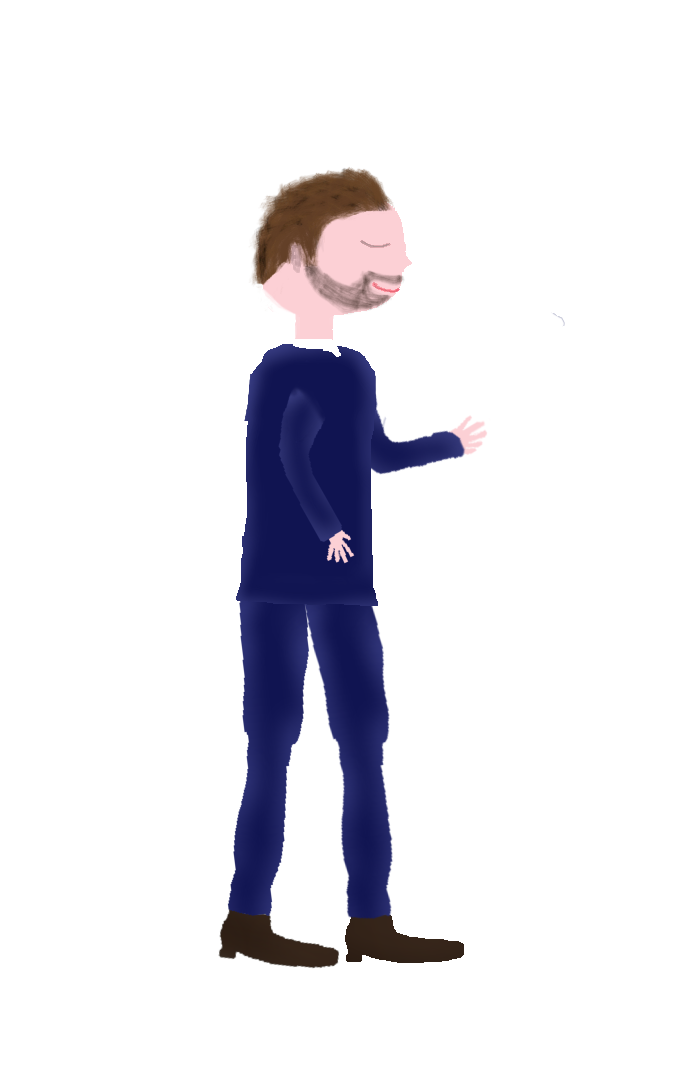
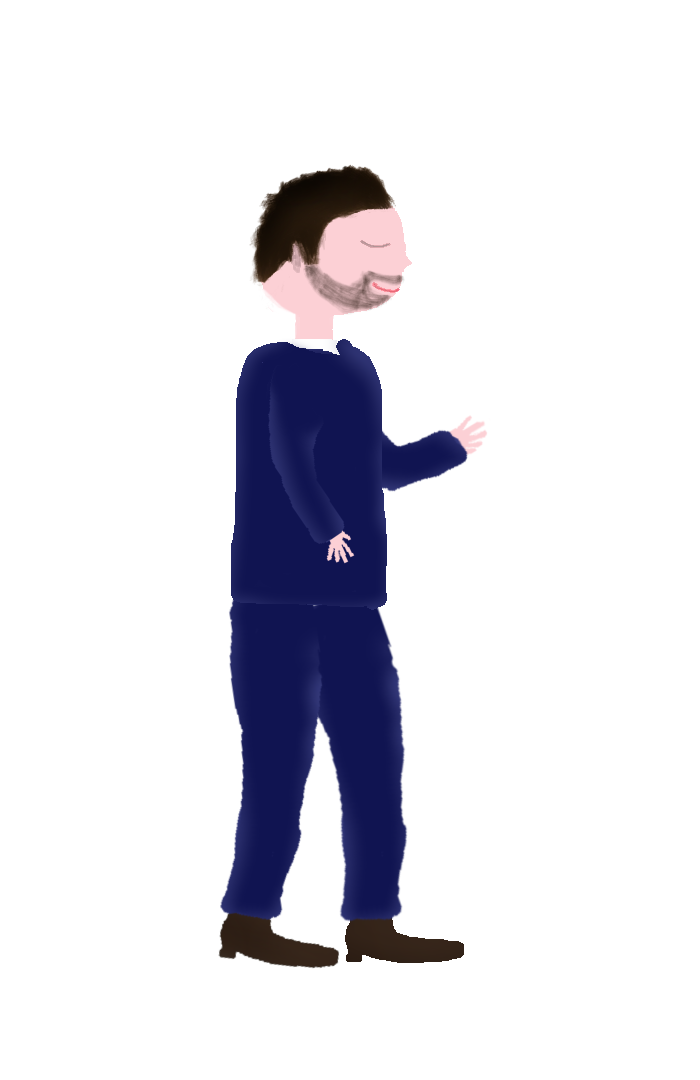
Revision of a layered 700 × 1080 image; what changed, layer by layer:
removed layer "Suit-Arms" from group "Man" over bbox(278, 312, 565, 543)
added layer "Right-Arm" in group "Man" over bbox(255, 339, 356, 545)
painted on "Suit-Top" over bbox(231, 339, 387, 610)
renamed "Suit-ArmBehind" to "Left-Arm", painted on it over bbox(347, 372, 468, 493)
removed layer "Suit-Bot" from group "Man" over bbox(227, 583, 394, 920)
added layer "Right-Foot" in group "Man" over bbox(220, 585, 324, 921)
added layer "Left-Foot" in group "Man" over bbox(293, 584, 408, 922)
painted on "Hair" over bbox(248, 164, 396, 311)
